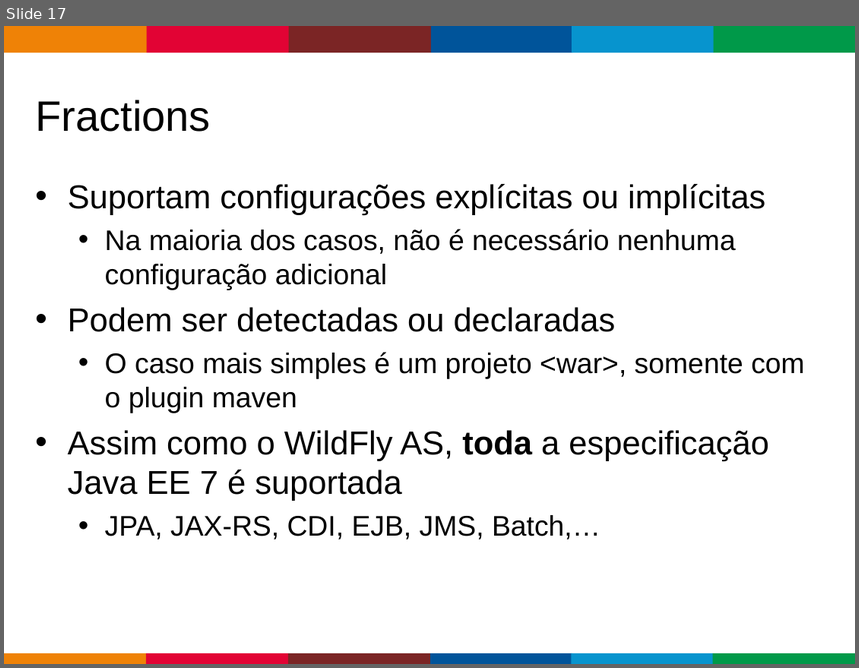
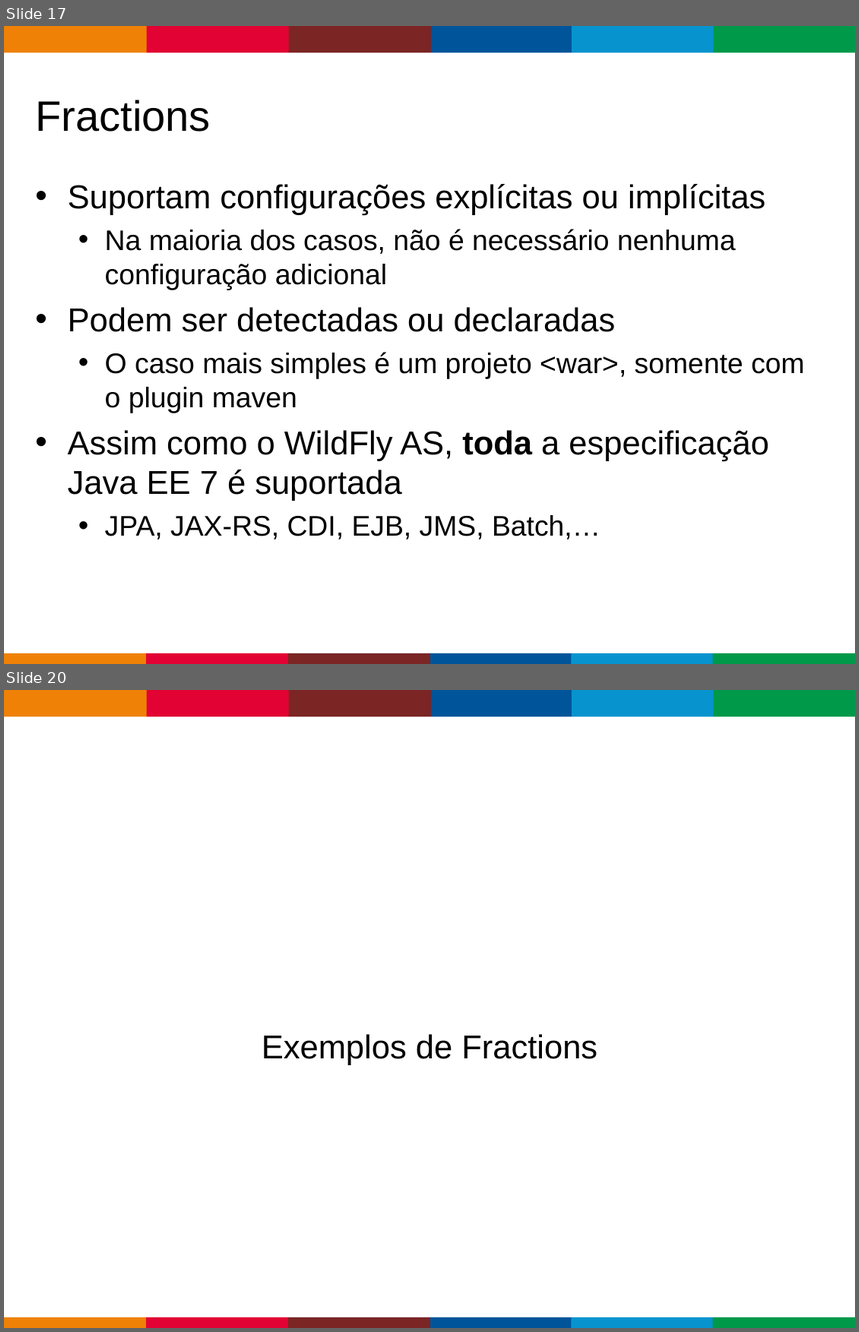
Before and after one commit to gastaldi/talks, a slide deck: WildFlySwarm/TDC 2017/wildflyswarm.odp. Shown one above the other, each under a label of ours: slide 17 before the commit, slides 17 and 20 after it; the slides between them are not shown. The pictures are 859x668 and 859x1332 pixels, drawn with LibreOffice and Linux fonts; fonts in the diff are those of the drawing; background and template pictures are left out. Boxes give left, top, right and bottom in pixels: in the first picture for what was removed or moved away, otherwise in the second. Text is boxed around its words. In the diff, an @@ line names an element or a change of style, - is before the commit and + after.

```diff
--- a/WildFlySwarm/TDC 2017/wildflyswarm.odp
+++ b/WildFlySwarm/TDC 2017/wildflyswarm.odp
@@ slide 20 added at (4, 690, 855, 1328), background #FFFFFF; not listed: 13 template elements that a slide beside it also shows @@
@@ subtitle added at (262, 1034, 598, 1065), 28 pt, text #000000 @@
+Exemplos de Fractions
```
Also in this commit, not shown: 2 slides changed, 3 other slides added, 1 slide removed.
